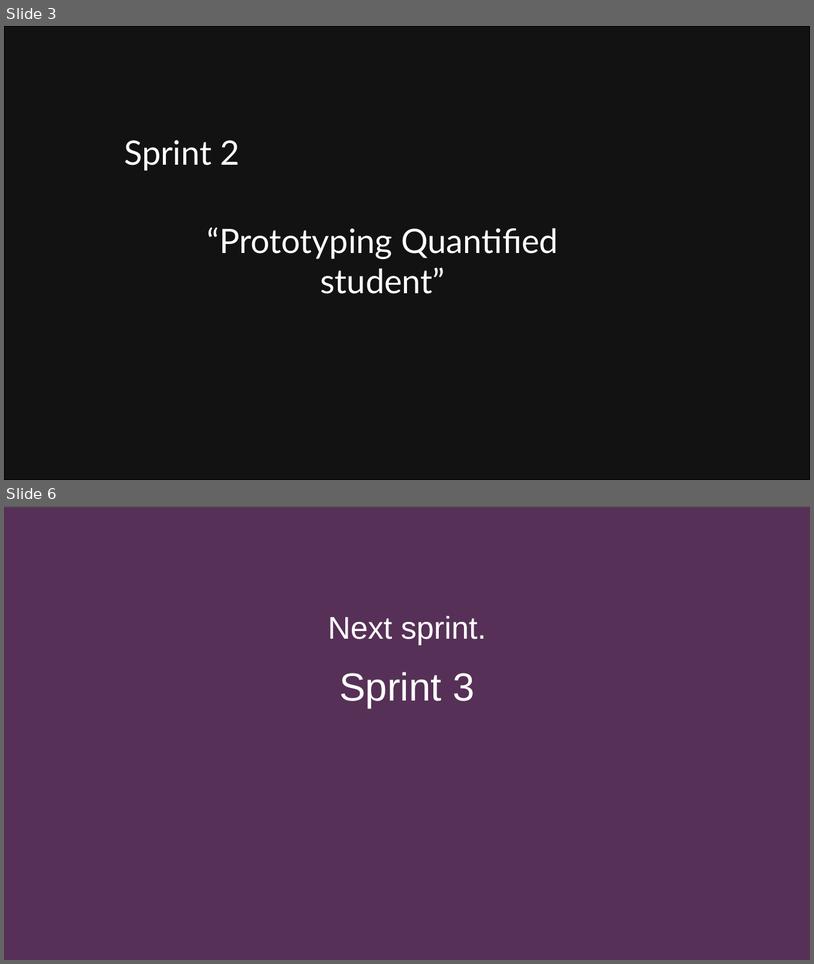
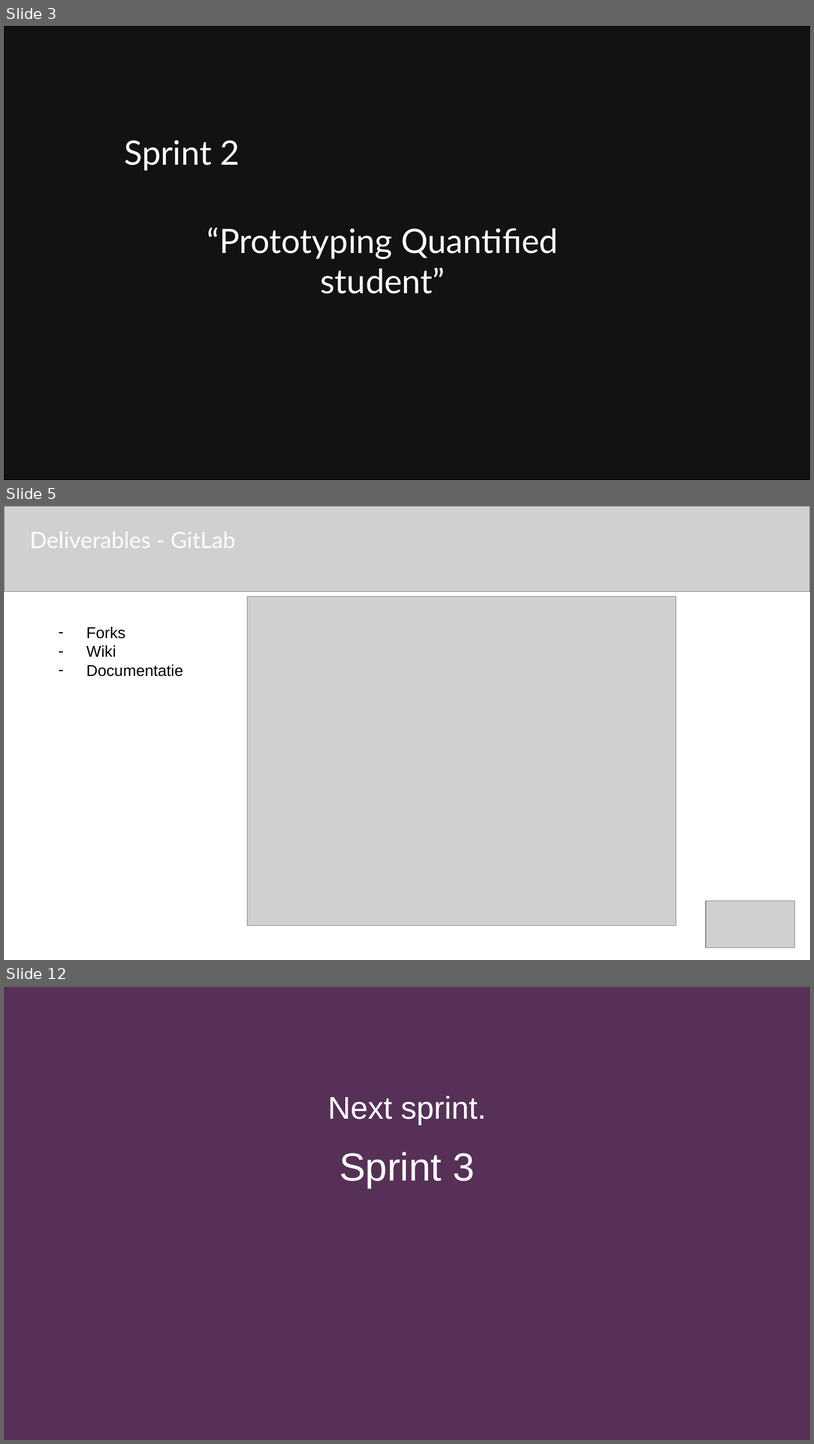
Before and after one commit to quantifiedstudent/QS-Docs, a slide deck: QS - Sprint 2 delivery 8-6-2022.pptx. Shown one above the other, each under a label of ours: slides 3 and 6 before the commit, slides 3, 5 and 12 after it; the slides between them are not shown. The pictures are 814x964 and 814x1444 pixels, drawn with LibreOffice and Linux fonts; fonts in the diff are those of the drawing; grey boxes stand for pictures; background and template pictures are left out; a plain dark background stands for a picture behind light text. Boxes give left, top, right and bottom in pixels: in the first picture for what was removed or moved away, otherwise in the second. Text is boxed around its words. In the diff, an @@ line names an element or a change of style, - is before the commit and + after.

```diff
--- a/QS - Sprint 2 delivery 8-6-2022.pptx
+++ b/QS - Sprint 2 delivery 8-6-2022.pptx
@@ slide 5 added at [4,506,810,960], background #FFFFFF @@
@@ picture added at [4,506,810,591] @@
@@ text added at [30,532,236,548], 20 pt, text #FFFFFF @@
+Deliverables - GitLab
@@ picture added at [248,597,677,925] @@
@@ text added at [86,627,183,676], 14 pt, text #000000 @@
+– Forks
+– Wiki
+– Documentatie
@@ picture added at [707,900,796,947] @@
@@ what was slide 6 is now slide 12 @@
```
Also in this commit, not shown: 4 slides changed, 7 other slides added, 2 slides removed, 26 other files.
